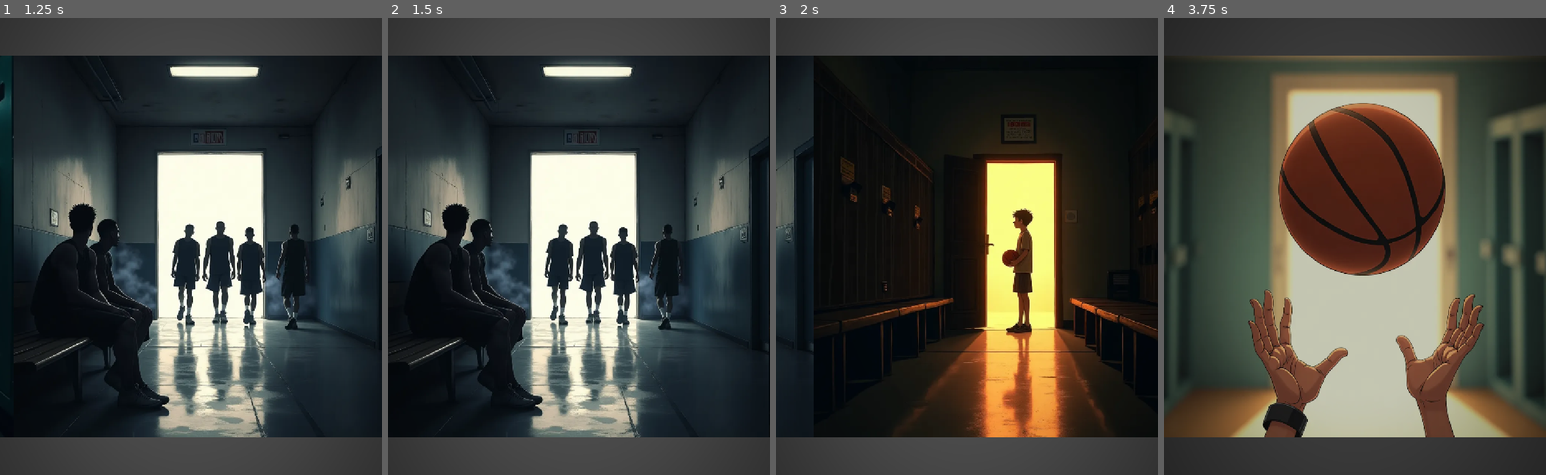
Above: before the commit, frames 1-4 (left to right).
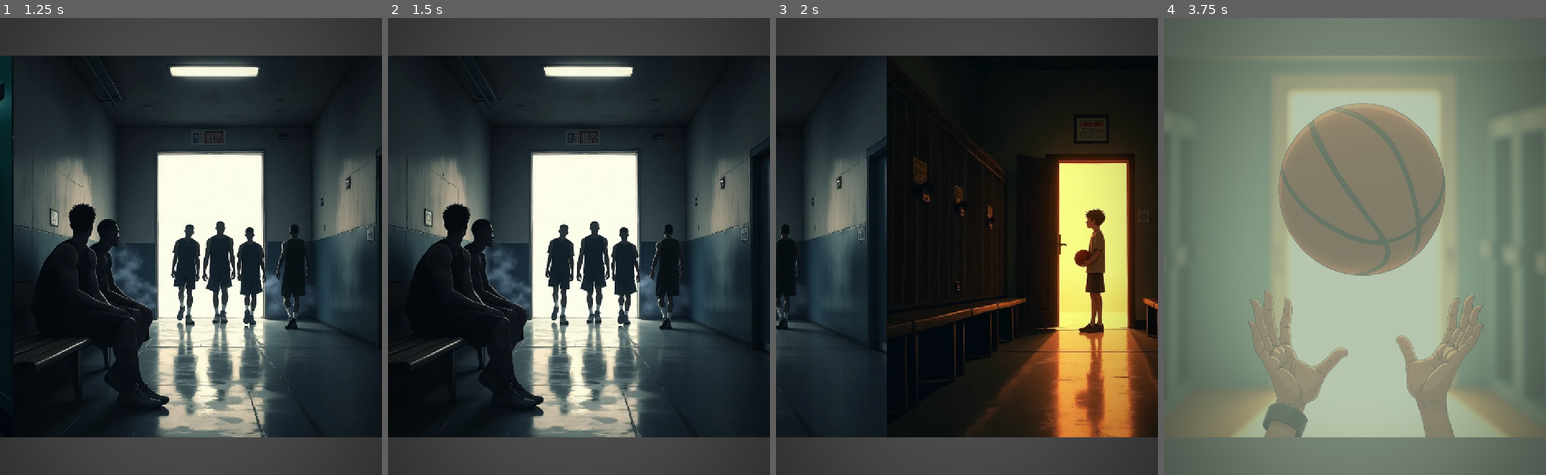
Above: after the commit, the same moments.

Repository: JordanTheJet/OneMoreShot
Game: Godot game, scene res://scenes/main.tscn
Same seed, same stepped clock (60 frames per second), same inputs: the game is played once before the commit and once after it.
Inputs (mouse positions are in pixels of both pictures, inside the frame that each line leads up to):
- Up to frame 1 (1.25 s): tap Enter (ui_accept) at 0.5, 0.77 s; move the mouse to (275, 223) at 0.52 s; tap Space at 0.6 s; click (275, 223) at 0.67 s
- Up to frame 2 (1.5 s): move the mouse to (502, 269) at 1.27 s; tap R at 1.35 s; click (502, 269) at 1.42 s
- Up to frame 3 (2 s): tap Enter (ui_accept) at 1.52 s
- Up to frame 4 (3.75 s): move the mouse to (1393, 145) at 2.02 s; tap Space at 2.1, 3.6 s; click (1393, 145) at 2.17 s; tap Enter (ui_accept) at 2.75, 3.02 s; move the mouse to (1335, 337) at 2.77 s; tap R at 2.85 s; click (1335, 337) at 2.92 s; move the mouse to (1469, 315) at 3.52 s; click (1469, 315) at 3.67 s

Frame 1 is identical in both runs. In frame 2, 3.6% of the frame differs, in the area x 0-100%, y 10-92%; in frame 3, 45%; in frame 4, 85%, in the area x 0-100%, y 0-100%.

Commit message:
Add hand overlay and success effect for gesture interactions
- Display hand skeleton overlay when waiting for gesture input
- Add progress ring showing gesture hold progress
- Add white/green flash effect on successful gesture
- Emit landmarks data from gesture detector for visualization

Co-Authored-By: Claude Opus 4.5 <noreply@anthropic.com>

Diff:
--- a/scripts/core/panel_controller.gd
+++ b/scripts/core/panel_controller.gd
@@ -30,11 +30,22 @@
 var _action_label: Label
 var _action_bg: ColorRect
 
+# Hand overlay
+var _hand_overlay: CanvasLayer
+var _hand_draw: Control
+var _left_landmarks: Array = []
+var _right_landmarks: Array = []
+
+# Success effect
+var _success_overlay: ColorRect
+var _progress_ring: Control
+
 
 func _ready() -> void:
 	_setup_timers()
 	_setup_gesture_connections()
 	_setup_action_ui()
+	_setup_hand_overlay()
 
 	if auto_start and panels.size() > 0:
 		call_deferred("_start_panel", 0)
@@ -68,6 +79,96 @@
 	_action_bg.visible = false
 
 
+func _setup_hand_overlay() -> void:
+	# Create CanvasLayer for hand visualization
+	_hand_overlay = CanvasLayer.new()
+	_hand_overlay.layer = 5  # Below action UI but above game
+	add_child(_hand_overlay)
+
+	# Create custom draw control for hands
+	_hand_draw = Control.new()
+	_hand_draw.set_anchors_preset(Control.PRESET_FULL_RECT)
+	_hand_draw.size = Vector2(1024, 1024)  # Match image size
+	_hand_draw.draw.connect(_draw_hands)
+	_hand_overlay.add_child(_hand_draw)
+
+	# Success flash overlay
+	_success_overlay = ColorRect.new()
+	_success_overlay.color = Color(1, 1, 1, 0)
+	_success_overlay.set_anchors_preset(Control.PRESET_FULL_RECT)
+	_success_overlay.mouse_filter = Control.MOUSE_FILTER_IGNORE
+	_hand_overlay.add_child(_success_overlay)
+
+	# Progress ring control
+	_progress_ring = Control.new()
+	_progress_ring.set_anchors_preset(Control.PRESET_CENTER)
+	_progress_ring.size = Vector2(200, 200)
+	_progress_ring.position = Vector2(412, 412)  # Center of 1024x1024
+	_progress_ring.draw.connect(_draw_progress_ring)
+	_progress_ring.visible = false
+	_hand_overlay.add_child(_progress_ring)
+
+
+var _current_progress: float = 0.0
+
+func _draw_hands() -> void:
+	if not is_waiting_for_interaction:
+		return
+
+	# Draw left hand
+	_draw_hand_landmarks(_left_landmarks, Color(0.2, 0.8, 1.0, 0.8))  # Cyan
+	# Draw right hand
+	_draw_hand_landmarks(_right_landmarks, Color(1.0, 0.5, 0.2, 0.8))  # Orange
+
+
+func _draw_hand_landmarks(landmarks: Array, color: Color) -> void:
+	if landmarks.size() < 21:
+		return
+
+	# Hand connections for drawing skeleton
+	var connections := [
+		[0, 1], [1, 2], [2, 3], [3, 4],      # Thumb
+		[0, 5], [5, 6], [6, 7], [7, 8],      # Index
+		[0, 9], [9, 10], [10, 11], [11, 12], # Middle
+		[0, 13], [13, 14], [14, 15], [15, 16], # Ring
+		[0, 17], [17, 18], [18, 19], [19, 20], # Pinky
+		[5, 9], [9, 13], [13, 17]            # Palm
+	]
+
+	# Convert normalized coordinates to screen coordinates
+	var points: Array[Vector2] = []
+	for lm in landmarks:
+		var x: float = (1.0 - lm.get("x", 0.5)) * 1024  # Mirror horizontally
+		var y: float = lm.get("y", 0.5) * 1024
+		points.append(Vector2(x, y))
+
+	# Draw connections
+	for conn in connections:
+		if conn[0] < points.size() and conn[1] < points.size():
+			_hand_draw.draw_line(points[conn[0]], points[conn[1]], color, 3.0)
+
+	# Draw landmarks as circles
+	for point in points:
+		_hand_draw.draw_circle(point, 8, color)
+
+
+func _draw_progress_ring() -> void:
+	if _current_progress <= 0:
+		return
+
+	var center := Vector2(100, 100)
+	var radius := 80.0
+	var start_angle := -PI / 2
+	var end_angle := start_angle + (2 * PI * _current_progress)
+
+	# Draw background ring
+	_progress_ring.draw_arc(center, radius, 0, 2 * PI, 64, Color(1, 1, 1, 0.3), 8.0)
+
+	# Draw progress arc
+	var progress_color := Color(0.2, 1.0, 0.4) if _current_progress >= 1.0 else Color(1.0, 0.8, 0.2)
+	_progress_ring.draw_arc(center, radius, start_angle, end_angle, 64, progress_color, 10.0)
+
+
 func _unhandled_input(event: InputEvent) -> void:
 	# Space or click to advance non-interactive panels
 	var should_advance := false
@@ -107,6 +208,23 @@
 func _setup_gesture_connections() -> void:
 	if GestureDetector:
 		GestureDetector.gesture_detected.connect(_on_gesture_detected)
+		GestureDetector.gesture_progress.connect(_on_gesture_progress)
+		GestureDetector.landmarks_updated.connect(_on_landmarks_updated)
+
+
+func _on_landmarks_updated(left_hand: Array, right_hand: Array) -> void:
+	_left_landmarks = left_hand
+	_right_landmarks = right_hand
+	if _hand_draw:
+		_hand_draw.queue_redraw()
+
+
+func _on_gesture_progress(gesture_type: Enums.InteractionType, progress: float) -> void:
+	if is_waiting_for_interaction and gesture_type == current_interaction_type:
+		_current_progress = progress
+		if _progress_ring:
+			_progress_ring.visible = progress > 0
+			_progress_ring.queue_redraw()
 
 
 func load_panels(panel_data_array: Array[PanelData]) -> void:
@@ -308,14 +426,22 @@
 	if interaction_prompt:
 		interaction_prompt.hide()
 
-	# Hide action UI
+	# Hide action UI and progress ring
 	_hide_action_text()
+	_current_progress = 0.0
+	if _progress_ring:
+		_progress_ring.visible = false
+
+	# Play success effect
+	_play_success_effect()
 
 	interaction_completed.emit(current_interaction_type)
 
 	is_waiting_for_interaction = false
 	current_interaction_type = Enums.InteractionType.NONE
 
+	# Wait for success effect before transitioning
+	await get_tree().create_timer(0.5).timeout
 	_transition_to_next_panel()
 
 
@@ -413,3 +539,14 @@
 func _hide_action_text() -> void:
 	if _action_bg:
 		_action_bg.visible = false
+
+
+func _play_success_effect() -> void:
+	if not _success_overlay:
+		return
+
+	# Flash white then fade out
+	var tween := create_tween()
+	tween.tween_property(_success_overlay, "color", Color(1, 1, 1, 0.6), 0.1)
+	tween.tween_property(_success_overlay, "color", Color(0.4, 1, 0.4, 0.4), 0.15)
+	tween.tween_property(_success_overlay, "color", Color(1, 1, 1, 0), 0.25)
--- a/scripts/input/gesture_detector.gd
+++ b/scripts/input/gesture_detector.gd
@@ -6,6 +6,7 @@
 signal gesture_detected(gesture_type: Enums.InteractionType)
 signal gesture_progress(gesture_type: Enums.InteractionType, progress: float)
 signal hands_detected(count: int)
+signal landmarks_updated(left_hand: Array, right_hand: Array)
 
 # Hold time for gesture confirmation
 const GESTURE_HOLD_TIME := 0.5  # Seconds to hold gesture
@@ -61,6 +62,13 @@
 
 	var num_hands: int = data.get("num_hands", 0)
 	hands_detected.emit(num_hands)
+
+	# Extract landmark data for visualization
+	var left_hand_data: Dictionary = data.get("left_hand", {})
+	var right_hand_data: Dictionary = data.get("right_hand", {})
+	var left_landmarks: Array = left_hand_data.get("landmarks", [])
+	var right_landmarks: Array = right_hand_data.get("landmarks", [])
+	landmarks_updated.emit(left_landmarks, right_landmarks)
 
 	# Get gesture data from Python bridge
 	var gestures: Dictionary = data.get("gestures", {})
